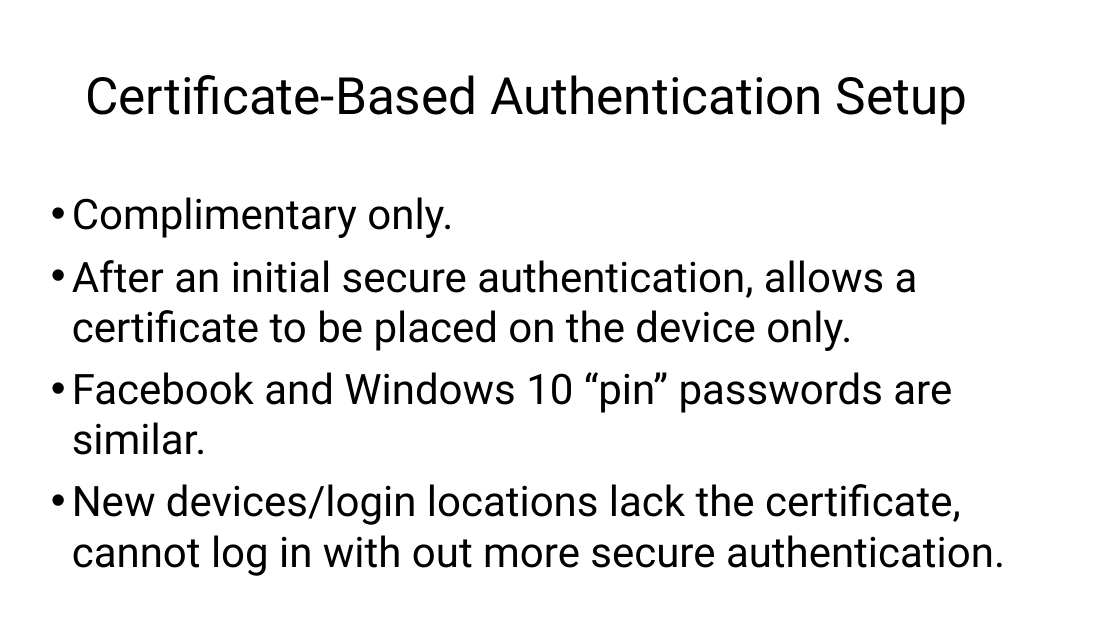
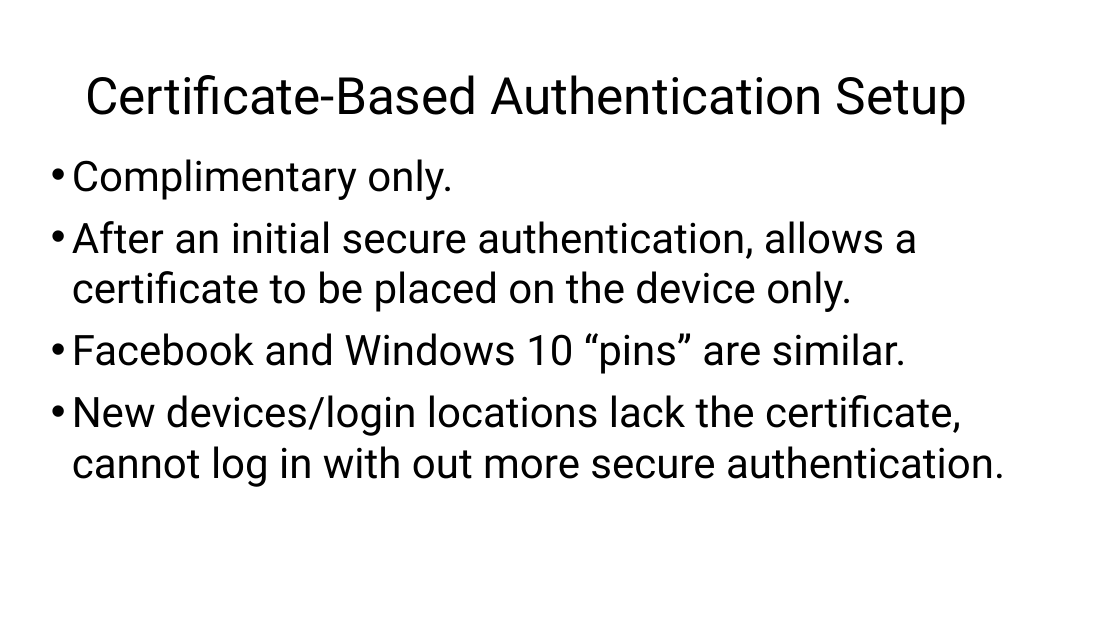
Before and after one commit to williamadba/Public-Presentations, a slide deck: slide 26 of Activ8 Lightning Night 2020/Personal Practical Cybersecurity.pptx (slide 27 before the commit). Drawn at 1120x630 pixels with LibreOffice and Linux fonts; fonts in the diff are those of the drawing. Boxes give left, top, right and bottom in pixels: in the first picture for what was removed or moved away, otherwise in the second. Text is boxed around its words. In the diff, an @@ line names an element or a change of style, - is before the commit and + after.

```diff
--- a/Activ8 Lightning Night 2020/Personal Practical Cybersecurity.pptx
+++ b/Activ8 Lightning Night 2020/Personal Practical Cybersecurity.pptx
@@ text "Complimentary only.": place and size @@
-text "Complimentary only." at bbox=[72, 197, 1005, 576]
+text "Complimentary only." at bbox=[72, 159, 1005, 487]
@@ text at bbox=[72, 333, 907, 374]: text changed @@
-• Facebook and Windows 10 “pin” passwords are similar.
+• Facebook and Windows 10 “pins” are similar.
```
Also in this commit, not shown: 14 other slides changed, 1 slide removed.
